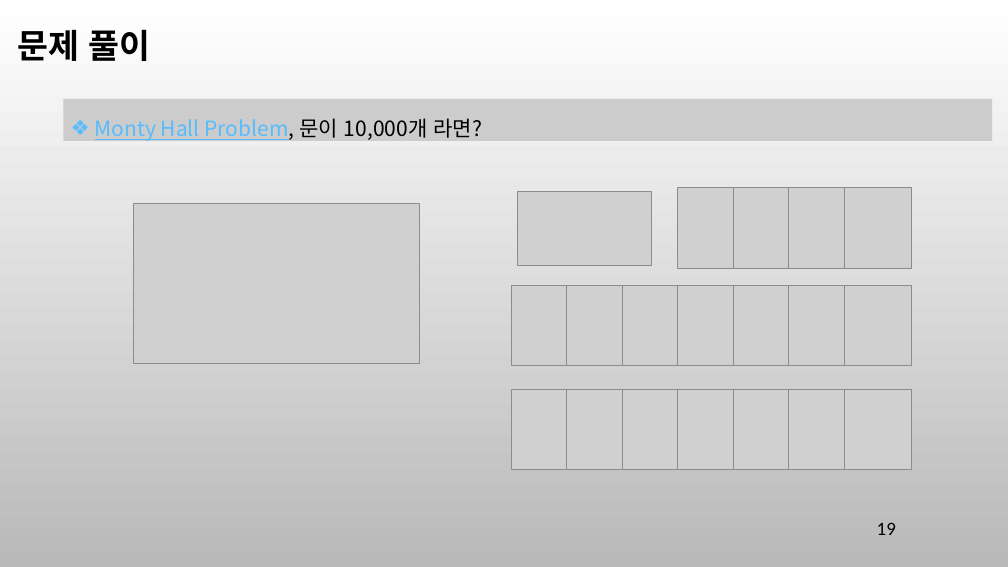
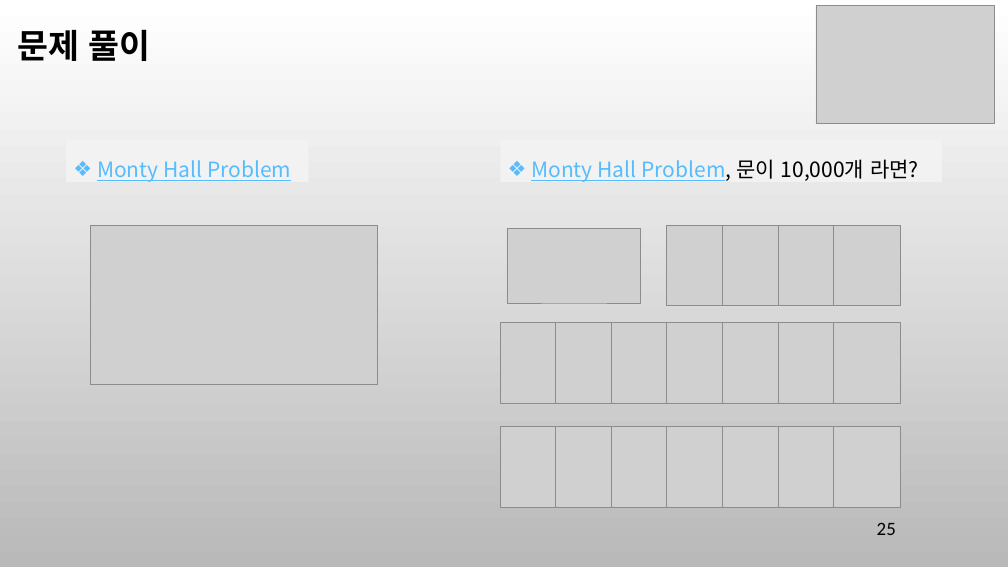
Before and after one commit to ancestor9/mathematics-for-machine-learning, a slide deck: slide 25 of 8_Modeling & Simulation.pptx (slide 19 before the commit). Drawn at 1008x567 pixels with LibreOffice and Linux fonts; fonts in the diff are those of the drawing; grey boxes stand for pictures; background and template pictures are left out. Boxes give left, top, right and bottom in pixels: in the first picture for what was removed or moved away, otherwise in the second. Text is boxed around its words. In the diff, an @@ line names an element or a change of style, - is before the commit and + after.

```diff
--- a/8_Modeling & Simulation.pptx
+++ b/8_Modeling & Simulation.pptx
@@ picture added at [816,5,994,123] @@
@@ rectangle added at [66,140,309,182], fill #F2F2F2, 20 pt, text #56BCFE, underline @@
+❖ Monty Hall Problem
@@ rectangle "Monty Hall Problem, 문이 10,000개 ...": place and size @@
-rectangle "Monty Hall Problem, 문이 10,000개 ..." at [64,99,992,141]
+rectangle "Monty Hall Problem, 문이 10,000개 ..." at [501,140,942,182]
@@ rectangle "Monty Hall Problem, 문이 10,000개 ..." at [501,140,942,182]: fill #CCCCCC to #F2F2F2 @@
@@ picture: place and size @@
-picture at [133,204,420,364]
+picture at [91,225,377,385]
@@ 12 pictures: place and size @@
-12 pictures at [511,188,912,470]
+12 pictures at [501,225,901,507]
@@ 7 pictures: place and size @@
-7 pictures at [511,285,912,366]
+7 pictures at [501,323,901,404]
@@ page number at [877,522,896,535]: text changed @@
-19
+25
```
Also in this commit, not shown: 11 other slides changed, 8 slides added, 2 slides removed.
